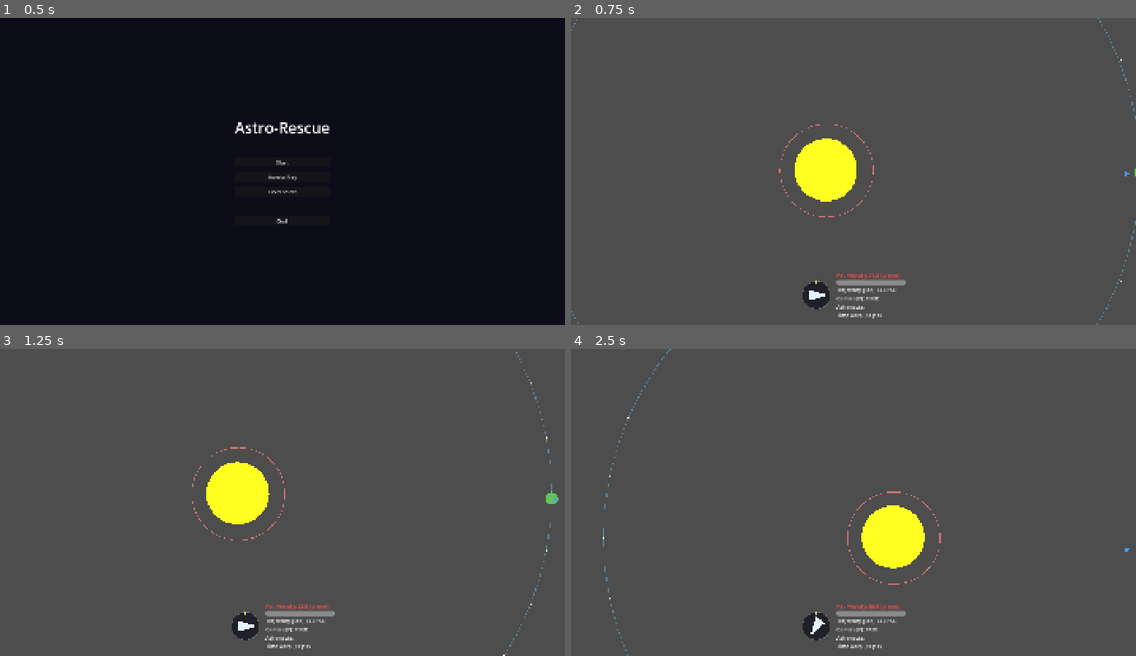
Above: before the commit, frames 1-4 (two rows, left to right).
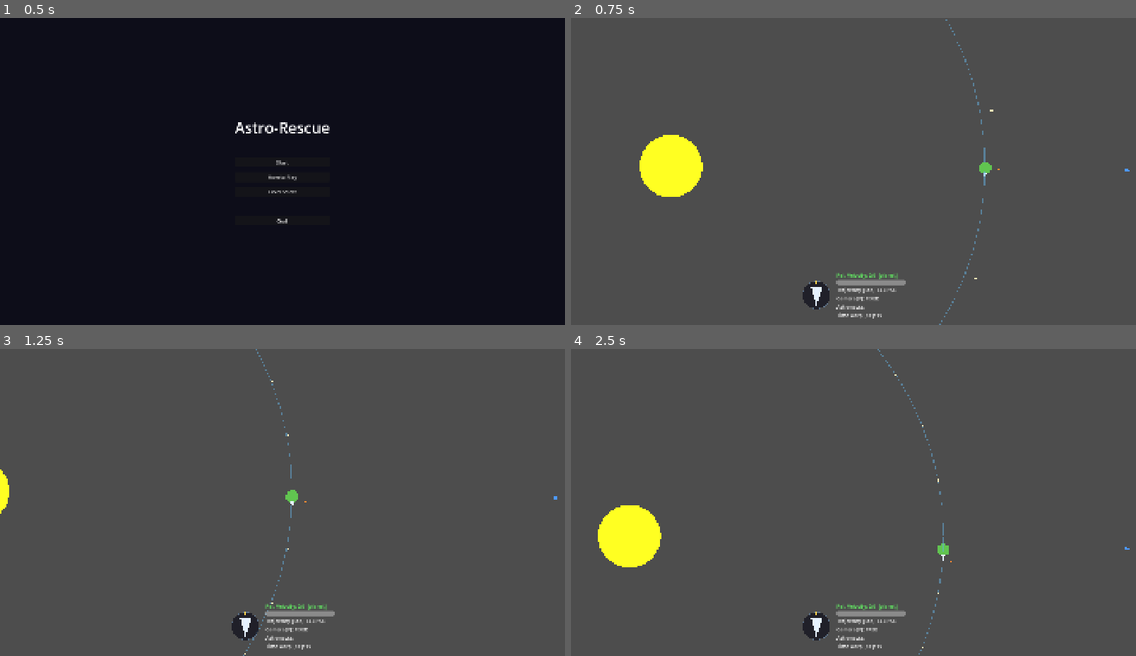
Above: after the commit, the same moments.

Repository: swan-eternal/astrorescue
Game: Godot game, scene res://scenes/main_menu.tscn
Same seed, same stepped clock (60 frames per second), same inputs: the game is played once before the commit and once after it.
Inputs (mouse positions are in pixels of both pictures, inside the frame that each line leads up to):
- Up to frame 1 (0.5 s): no input
- Up to frame 2 (0.75 s): click "Start" at 0.5 s
- Up to frame 3 (1.25 s): no input
- Up to frame 4 (2.5 s): move the mouse to (977, 487) at 1.27 s; hold D (rotate_right) 1.28-2 s; tap F (toggle_free_camera) at 1.35 s; click (977, 487) at 1.42 s; drag from (740, 517) to (825, 563) at 2.02 s

Frame 1 is identical in both runs. In frame 2, 4.2% of the frame differs, in the area x 0-100%, y 0-100%; in frame 3, 2.6%; in frame 4, 4.2%.

Commit message:
refactor(rocket): single source of truth + min_visual_scale
- Triple-source-of-truth (rocket.gd @export, rocket.tscn
  scene override, level_NN.json section) -> moved all game-wide
  physics (thrust, landing/crash thresholds, fuel) into rocket.gd
  @exports. JSON rocket sections are placement-only now
  (initial_position, initial_velocity).
- Dropped dead launch_speed @export (declared + assigned, never
  read) from JSON, script, and scene.
- Added min_visual_scale @export (default 1.5): rocket Polygon2D
  scales inversely with camera zoom, keeping on-screen size
  constant. Visual-only — physics, collision, trajectory math
  unchanged.
- call_deferred("_snap_to_home_planet") — same init-order class
  as the trajectory fixes; rocket._ready ran before LevelLoader
  populated "attractors", leaving it stranded at initial_position.

Diff:
--- a/data/levels/level_01.json
+++ b/data/levels/level_01.json
@@ -42,11 +42,6 @@
 
   "rocket": {
     "initial_position": [3500.0, 0.0],
-    "initial_velocity": [0.0, 50.0],
-    "thrust_acceleration": 80.0,
-    "landing_speed_threshold": 80.0,
-    "crash_speed_threshold": 150.0,
-    "launch_speed": 100.0,
-    "starting_fuel": 100.0
+    "initial_velocity": [0.0, 50.0]
   }
 }
--- a/data/levels/level_02.json
+++ b/data/levels/level_02.json
@@ -56,11 +56,6 @@
 
   "rocket": {
     "initial_position": [3500.0, 0.0],
-    "initial_velocity": [0.0, 50.0],
-    "thrust_acceleration": 80.0,
-    "landing_speed_threshold": 80.0,
-    "crash_speed_threshold": 150.0,
-    "launch_speed": 100.0,
-    "starting_fuel": 100.0
+    "initial_velocity": [0.0, 50.0]
   }
 }
--- a/data/levels/level_03.json
+++ b/data/levels/level_03.json
@@ -86,11 +86,6 @@
 
   "rocket": {
     "initial_position": [7000.0, 0.0],
-    "initial_velocity": [0.0, 50.0],
-    "thrust_acceleration": 80.0,
-    "landing_speed_threshold": 80.0,
-    "crash_speed_threshold": 150.0,
-    "launch_speed": 100.0,
-    "starting_fuel": 100.0
+    "initial_velocity": [0.0, 50.0]
   }
 }
--- a/scenes/rocket.tscn
+++ b/scenes/rocket.tscn
@@ -5,17 +5,12 @@
 
 [node name="rocket" type="Node2D" unique_id=2124542469]
 script = ExtResource("1_3341w")
-thrust_acceleration = 40.0
-landing_speed_threshold = 30.0
-crash_speed_threshold = 50.0
-launch_speed = 50.0
+min_visual_scale = 1.0
 
 [node name="Polygon2D" type="Polygon2D" parent="." unique_id=996802943]
 
 [node name="Line2D" type="Line2D" parent="." unique_id=1418851520]
 script = ExtResource("2_dkv7l")
-ellipse_segments = 128
-time_marker_interval = 10.0
 time_marker_radius = 3.0
 time_marker_color = Color(1, 1, 0.5568628, 0.6627451)
 time_marker_count = 5
--- a/scripts/rocket.gd
+++ b/scripts/rocket.gd
@@ -23,6 +23,15 @@
 ## Fill color for the rocket's triangle visual.
 @export var color: Color = Color(0.9, 0.95, 1.0)
 
+## Minimum visual size, as a multiple of `size`. The rocket's Polygon2D
+## is scaled by `min_visual_scale / zoom_factor` each frame so the
+## on-screen display size stays roughly constant at `min_visual_scale ×
+## size` pixels regardless of how far the camera is zoomed out. Bump
+## this up if the rocket is still hard to spot at extreme zoom-out.
+## Visual only — physics size, collision radius, and trajectory math
+## all use the underlying `size` directly (unchanged).
+@export var min_visual_scale: float = 1.5
+
 # --- Initial conditions ---
 
 ## Spawn position used ONLY if no planet is flagged `is_home`.
@@ -49,13 +58,13 @@
 
 ## Thrust acceleration when W/Up is held, along the rocket's nose.
 ## In units per second².
-@export var thrust_acceleration: float = 100.0
+@export var thrust_acceleration: float = 80.0
 
 # --- Collision (skill §3.1: distance-based, not Area2D signals) ---
 
 ## Maximum relative speed for a contact to count as "soft" (else crash).
 ## At rel_speed ≤ this on contact, the rocket sticks; > this, it crashes.
-@export var landing_speed_threshold: float = 8.0
+@export var landing_speed_threshold: float = 80.0
 
 ## Extra distance past the visual contact point at which the landing
 ## trigger fires. Small overshoot so the rocket doesn't appear to
@@ -65,12 +74,7 @@
 ## Minimum relative speed for a contact to count as a crash. Anything
 ## in the gap (landing_speed_threshold, crash_speed_threshold) lands
 ## as a crash because it's too fast to be safe.
-@export var crash_speed_threshold: float = 30.0
-
-## Initial launch speed when thrusting off a planet. Currently unused —
-## the launch is implicit (thrust unsticks + gravity does the rest).
-## Kept as a hook for future "boost on takeoff" gameplay.
-@export var launch_speed: float = 30.0
+@export var crash_speed_threshold: float = 150.0
 
 # --- Astronaut pickup ---
 
@@ -166,7 +170,31 @@
 	# (riding the planet in its direction of motion) instead of using
 	# the scene's initial_position. If no is_home planet exists, the
 	# scene's initial_position and initial_velocity are used as fallbacks.
-	_snap_to_home_planet()
+	#
+	# Deferred because LevelLoader is a sibling of the rocket and adds
+	# planets to the "attractors" group in its own _ready. _ready runs
+	# bottom-up, so LevelLoader hasn't run yet by this point — calling
+	# _snap_to_home_planet() directly would find an empty group and
+	# silently no-op, stranding the rocket at initial_position.
+	# call_deferred runs after all _ready completes, so earth is in
+	# the group by the time this fires.
+	call_deferred("_snap_to_home_planet")
+
+
+## Each frame: scale the visual polygon based on camera zoom so the
+## rocket stays readable at any zoom level. Visual only — physics
+## and collision use the underlying `size` directly.
+func _process(_delta: float) -> void:
+	# Same convention as trajectoryline_2d.gd: zoom_factor in [0.1, 1.0],
+	# where lower = more zoomed-out (objects smaller on screen) and
+	# 1.0 = the upper edge of the clamp (zoomed in past 1.0, the
+	# rocket is already plenty big, so we don't keep scaling up).
+	var cam := get_viewport().get_camera_2d()
+	var zoom_factor: float = clampf(cam.zoom.x, 0.1, 1.0) if cam != null else 1.0
+	# Divide min_visual_scale by zoom_factor so on-screen size stays
+	# constant across zooms. With min_visual_scale = 1.5 and size = 10,
+	# the rocket is roughly 30 px wide at any zoom in [0.1, 1.0].
+	_poly.scale = Vector2.ONE * (min_visual_scale / zoom_factor)
 
 
 ## If a planet in the "attractors" group has `is_home = true`, place
